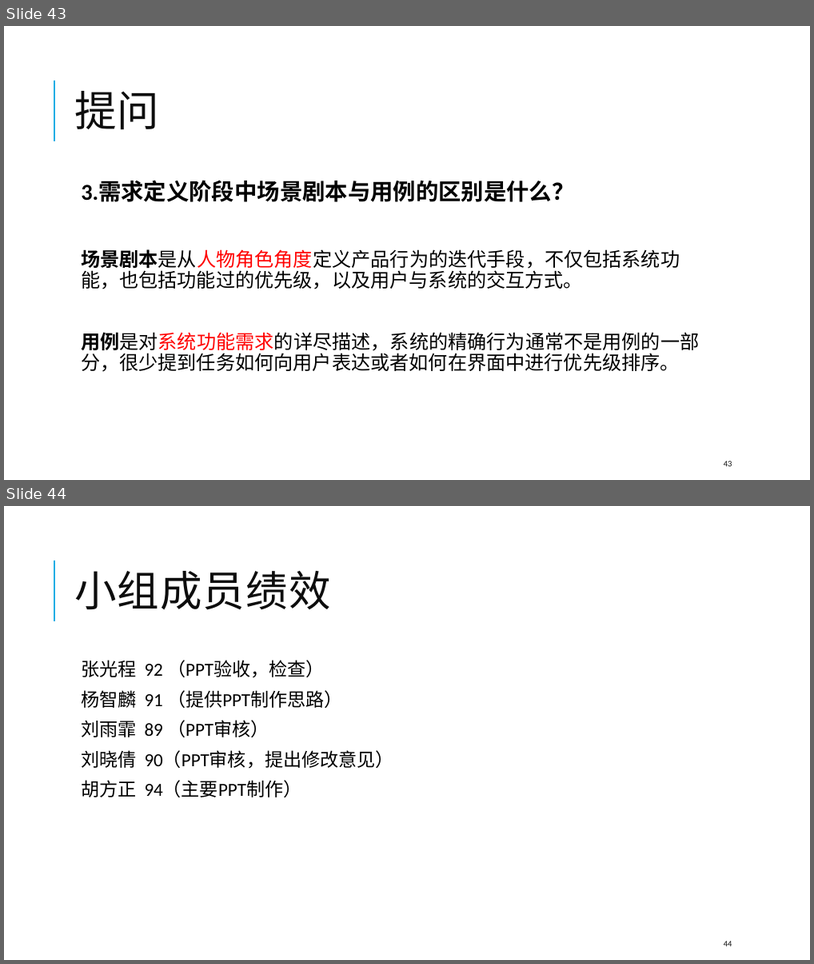
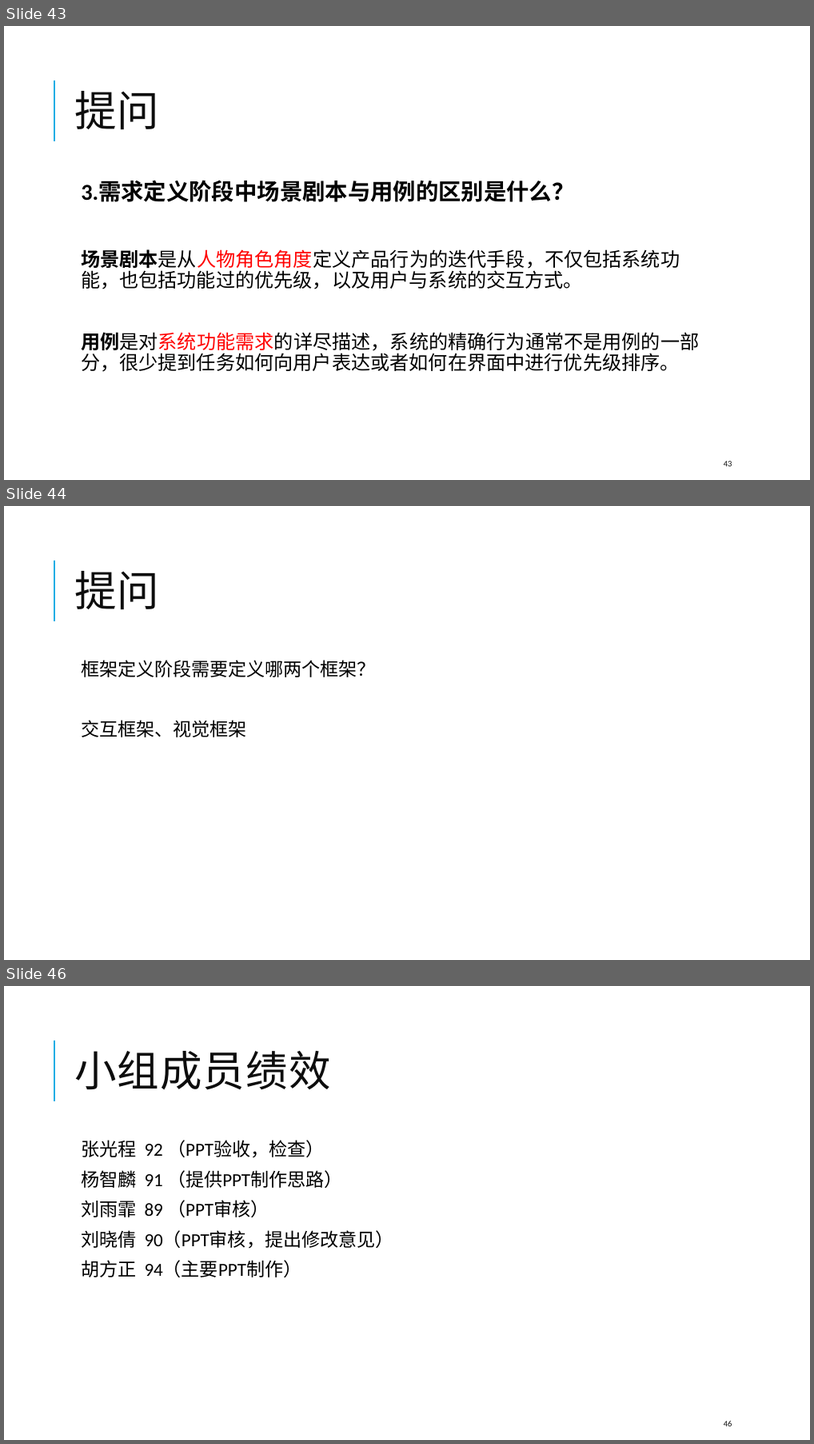
Before and after one commit to SoftwareRequirtmentsG02/Document, a slide deck: 案例教学系统/受控文档/分析设计/PPT/UML/界面原形G02.pptx. Shown one above the other, each under a label of ours: slides 43 and 44 before the commit, slides 43, 44 and 46 after it; the slides between them are not shown. The pictures are 814x964 and 814x1444 pixels, drawn with LibreOffice and Linux fonts; fonts in the diff are those of the drawing. Boxes give left, top, right and bottom in pixels: in the first picture for what was removed or moved away, otherwise in the second. Text is boxed around its words. In the diff, an @@ line names an element or a change of style, - is before the commit and + after.

```diff
--- a/案例教学系统/受控文档/分析设计/PPT/UML/界面原形G02.pptx
+++ b/案例教学系统/受控文档/分析设计/PPT/UML/界面原形G02.pptx
@@ slide 44 added at bbox=[4, 506, 810, 960], background #FFFFFF; not listed: 1 template element that a slide beside it also shows @@
@@ title added at bbox=[74, 571, 159, 610], 50 pt, text #0D0D0D @@
+提问
@@ text added at bbox=[81, 660, 376, 737], 22 pt, text #000000 @@
+  框架定义阶段需要定义哪两个框架？
+  交互框架、视觉框架
@@ what was slide 44 is now slide 46 @@
@@ page number at bbox=[724, 1420, 733, 1426]: text changed @@
-44
+46
```
Also in this commit, not shown: 1 slide changed, 1 other slide added, 1 other file.
